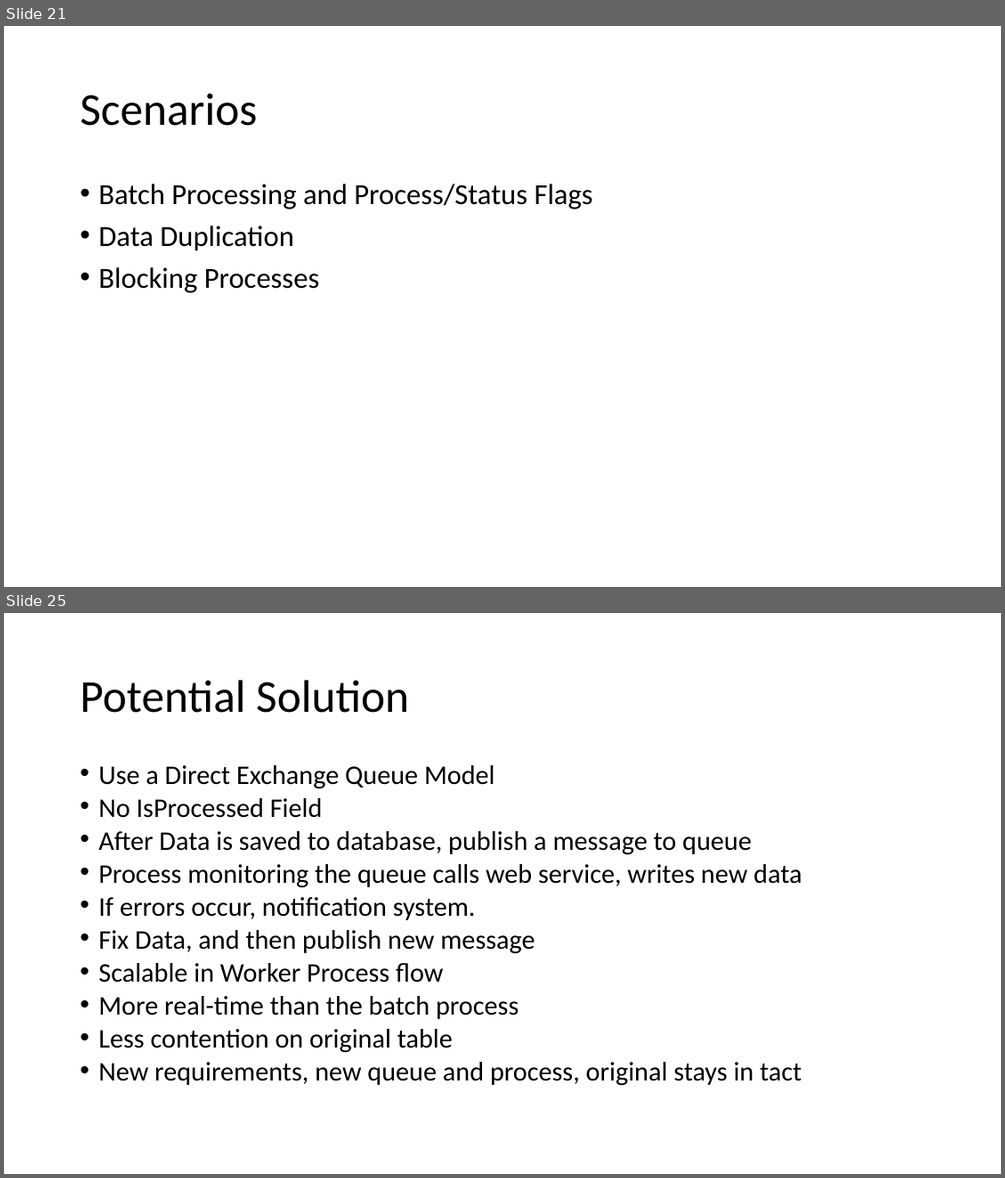
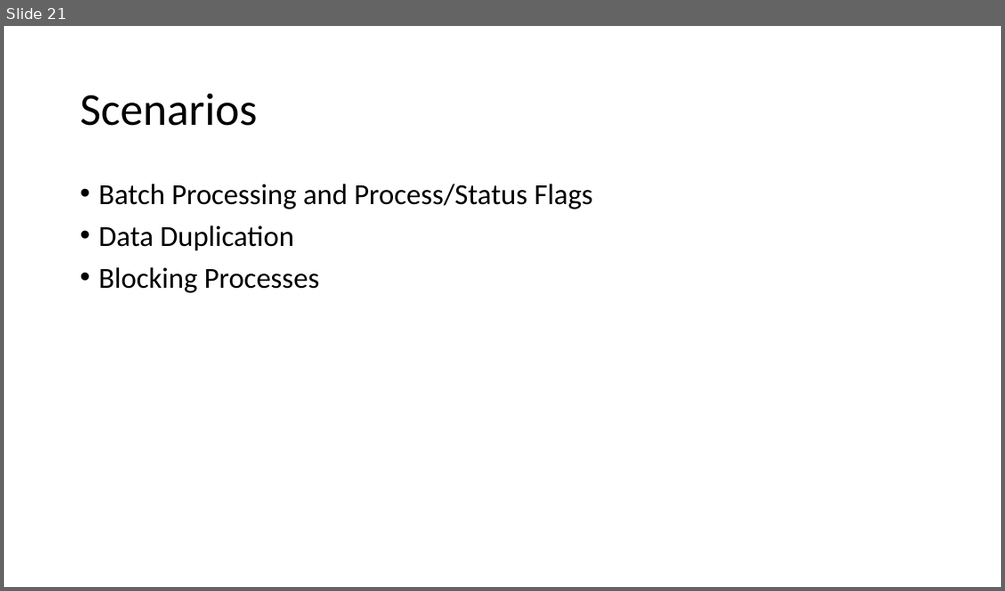
Before and after one commit to zaudtke/MessageQueuePresentation, a slide deck: slides/MessageQueuesPresentation.pptx. Shown one above the other, each under a label of ours: slides 21 and 25 before the commit, slide 21 after it; the slides between them are not shown. The pictures are 1005x1178 and 1005x591 pixels, drawn with LibreOffice and Linux fonts; fonts in the diff are those of the drawing. Boxes give left, top, right and bottom in pixels: in the first picture for what was removed or moved away, otherwise in the second. Text is boxed around its words. In the diff, an @@ line names an element or a change of style, - is before the commit and + after.

```diff
--- a/slides/MessageQueuesPresentation.pptx
+++ b/slides/MessageQueuesPresentation.pptx
@@ slide 25 removed at [4,613,1001,1174], background #FFFFFF @@
@@ title removed at [80,680,409,713] @@
-Potential Solution
@@ text removed at [98,765,801,1086] @@
-• Use a Direct Exchange Queue Model
-• No IsProcessed Field
-• After Data is saved to database, publish a message to queue
-• Process monitoring the queue calls web service, writes new data
-• If errors occur, notification system.
-• Fix Data, and then publish new message
-• Scalable in Worker Process flow
-• More real-time than the batch process
-• Less contention on original table
-• New requirements, new queue and process, original stays in tact
```
Also in this commit, not shown: 8 slides changed, 3 slides added, 3 other slides removed.
